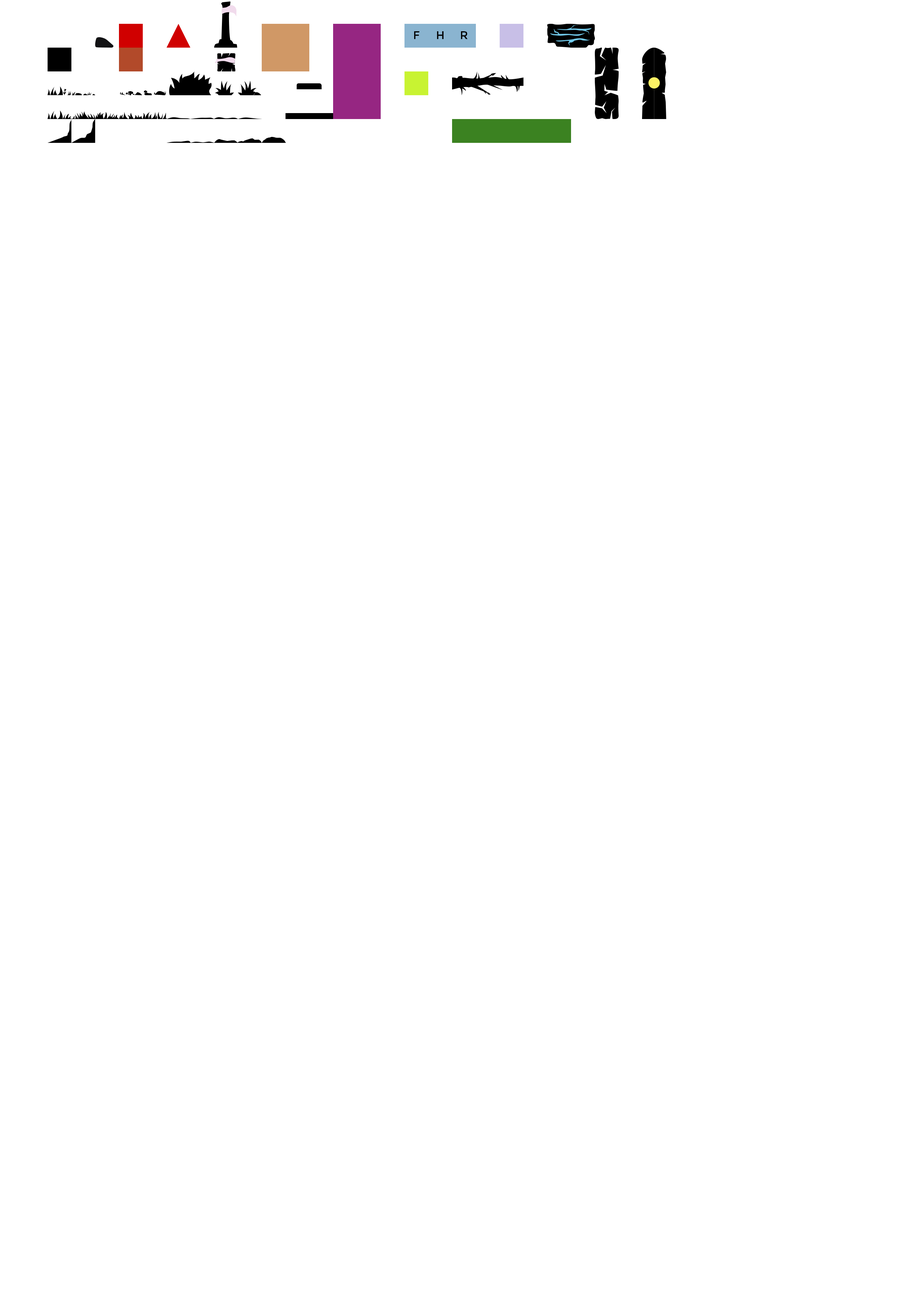
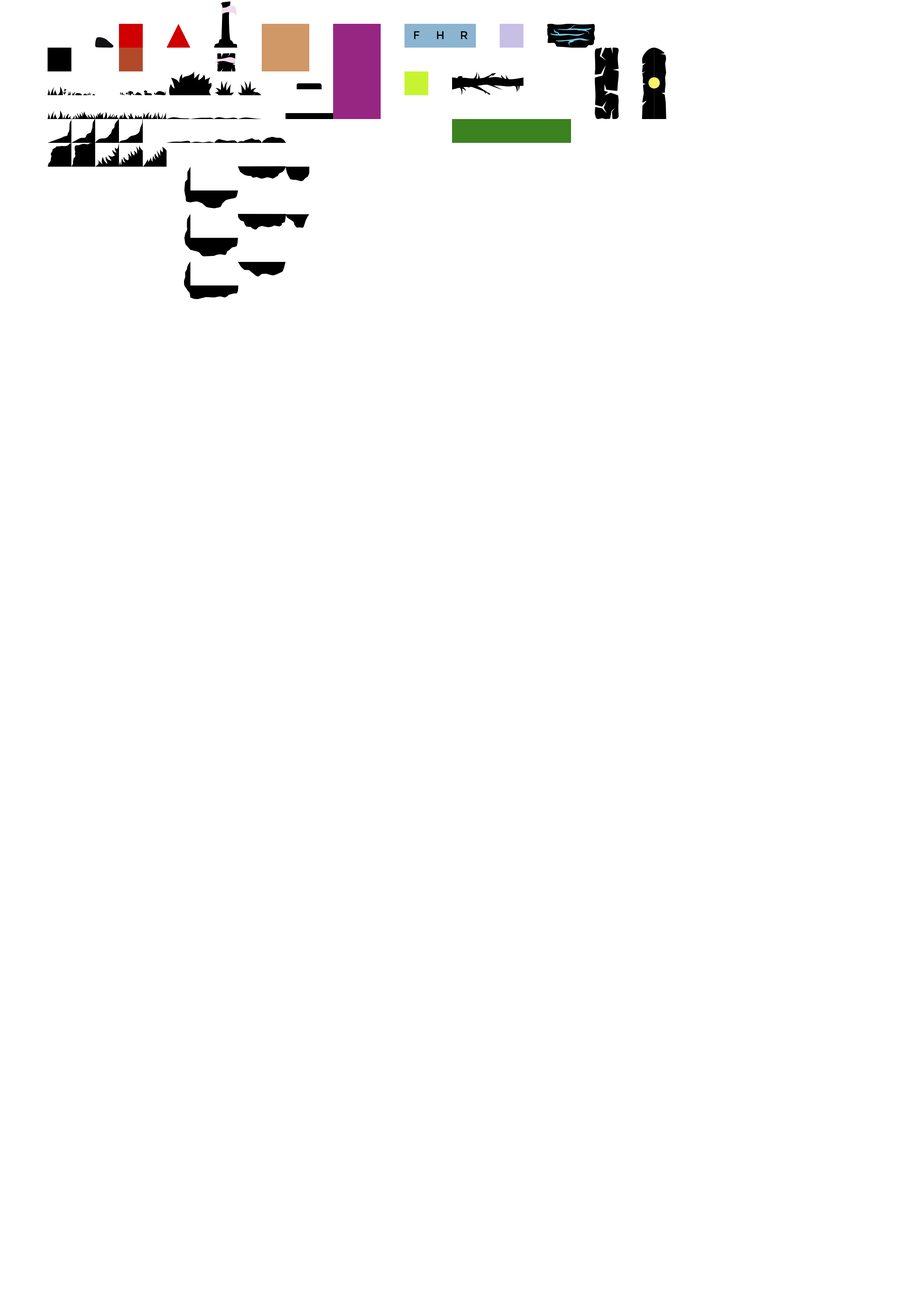
The second 922×1305 image is a revision of the first. Changes to its layers:
added layer "Objet dynamique vectoriel" (1st of 49) above "Objet dynamique vectoriel" over [285, 214, 310, 228]
added layer "Objet dynamique vectoriel" (2nd of 49) above "Objet dynamique vectoriel" over [285, 166, 310, 182]
added layer "Objet dynamique vectoriel" (3rd of 49) above "Objet dynamique vectoriel" over [238, 261, 286, 277]
added layer "Objet dynamique vectoriel" (4th of 49) above "Objet dynamique vectoriel" over [238, 213, 287, 230]
added layer "Objet dynamique vectoriel" (5th of 49) above "Objet dynamique vectoriel" over [238, 166, 286, 179]
added layer "Objet dynamique vectoriel" (6th of 49) above "Objet dynamique vectoriel" over [184, 261, 239, 300]
added layer "Objet dynamique vectoriel" (7th of 49) above "Objet dynamique vectoriel" over [184, 213, 239, 257]
added layer "Objet dynamique vectoriel" (8th of 49) above "Objet dynamique vectoriel" over [184, 166, 239, 209]
added layer "Objet dynamique vectoriel" (9th of 49) above "Objet dynamique vectoriel" over [142, 146, 167, 167]
added layer "Objet dynamique vectoriel" (10th of 49) above "Objet dynamique vectoriel" over [119, 145, 143, 167]
added layer "Objet dynamique vectoriel" (11th of 49) above "Objet dynamique vectoriel" over [95, 142, 120, 167]
added layer "Objet dynamique vectoriel" (12th of 49) above "Objet dynamique vectoriel" over [71, 142, 96, 167]
added layer "Objet dynamique vectoriel" (13th of 49) above "Objet dynamique vectoriel" over [47, 142, 72, 167]
added layer "Objet dynamique vectoriel" (14th of 49) above "Objet dynamique vectoriel" over [119, 119, 143, 143]
added layer "Objet dynamique vectoriel" (15th of 49) above "Objet dynamique vectoriel" over [95, 119, 120, 143]
